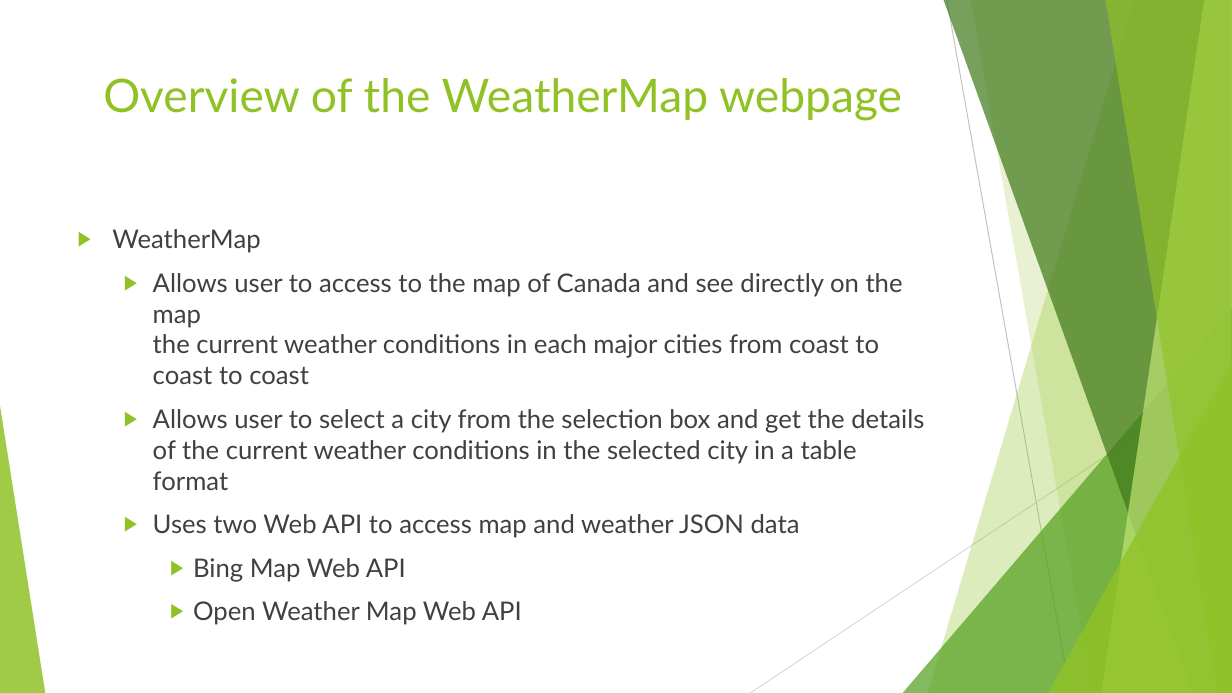
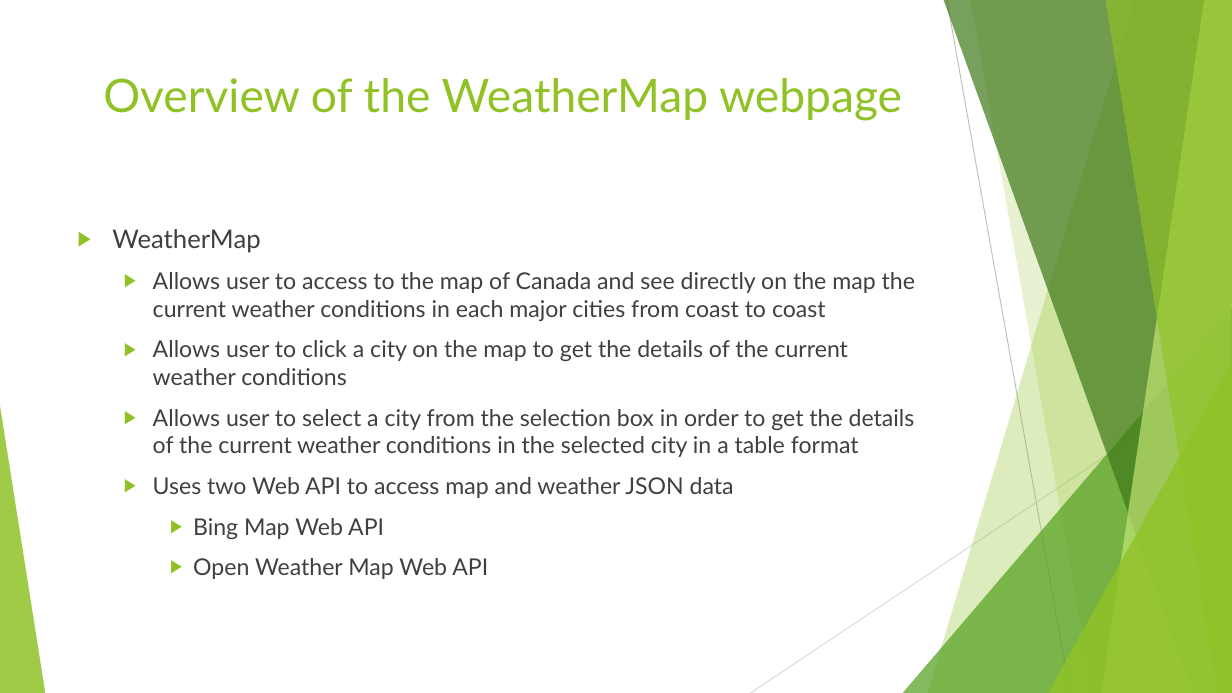
Before and after one commit to Valini/WebAPIProjectGit, a slide deck: slide 2 of WeatherMap.pptx. Drawn at 1232x693 pixels with LibreOffice and Linux fonts; fonts in the diff are those of the drawing. Boxes give left, top, right and bottom in pixels: in the first picture for what was removed or moved away, otherwise in the second. Text is boxed around its words. In the diff, an @@ line names an element or a change of style, - is before the commit and + after.

```diff
--- a/WeatherMap.pptx
+++ b/WeatherMap.pptx
@@ text at box(153, 272, 915, 457): text changed; size 20 to 18 pt @@
-  ▶ Allows user to access to the map of Canada and see directly on the map
-    the current weather conditions in each major cities from coast to coast to coast
-  ▶ Allows user to select a city from the selection box and get the details of the current weather conditions in the selected city in a table format
+  ▶ Allows user to access to the map of Canada and see directly on the map the current weather conditions in each major cities from coast to coast
+  ▶ Allows user to click a city on the map to get the details of the current weather conditions
+  ▶ Allows user to select a city from the selection box in order to get the details of the current weather conditions in the selected city in a table format
@@ text at box(153, 477, 734, 579): size 20 to 18 pt in "Uses two Web API to access map ...", "Bing Map Web API", "Open Weather Map Web API" @@
```
Also in this commit, not shown: 1 other slide changed, 1 slide added, 5 other files.
